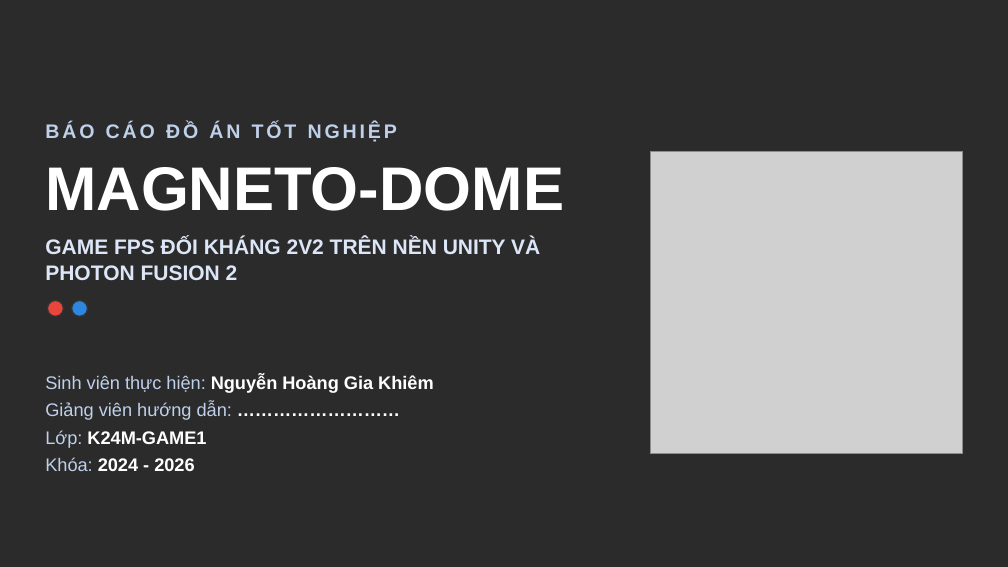
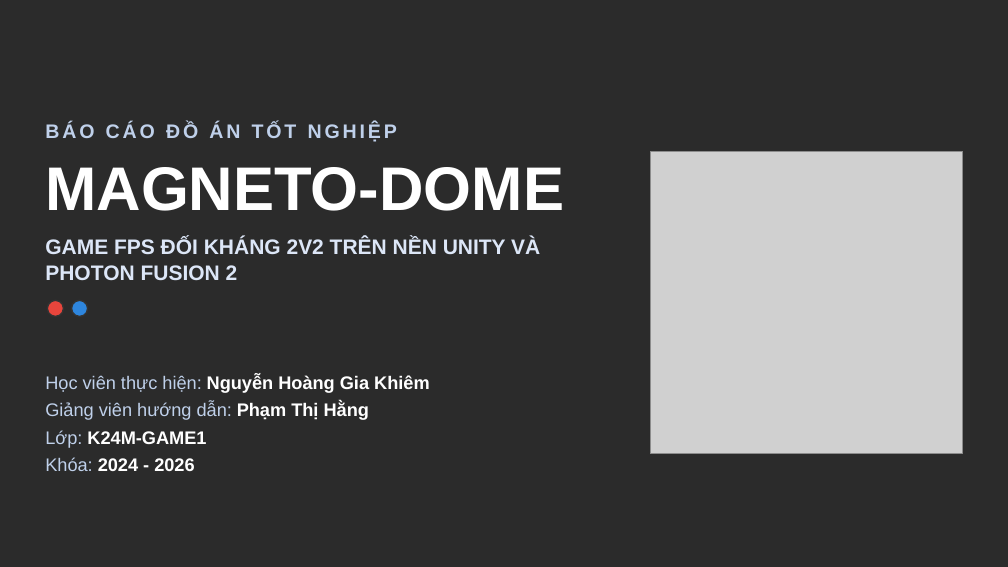
Before and after one commit to nhgkhiem0307/Magneto-Dome, a slide deck: slide 1 of NOP_BAI/[ĐT-QĐ04-BM08] Final Project.pptx. Drawn at 1008x567 pixels with LibreOffice and Linux fonts; fonts in the diff are those of the drawing; grey boxes stand for pictures; background and template pictures are left out; a plain dark background stands for a picture behind light text. Boxes give left, top, right and bottom in pixels: in the first picture for what was removed or moved away, otherwise in the second. Text is boxed around its words. In the diff, an @@ line names an element or a change of style, - is before the commit and + after.

```diff
--- a/NOP_BAI/[ĐT-QĐ04-BM08] Final Project.pptx
+++ b/NOP_BAI/[ĐT-QĐ04-BM08] Final Project.pptx
@@ text at bbox=[45, 375, 430, 420]: text changed @@
-Sinh viên thực hiện: Nguyễn Hoàng Gia Khiêm
-Giảng viên hướng dẫn: ………………………
+Học viên thực hiện: Nguyễn Hoàng Gia Khiêm
+Giảng viên hướng dẫn: Phạm Thị Hằng
```
Also in this commit, not shown: 14 other slides changed, 1 slide removed, 34 other files.
